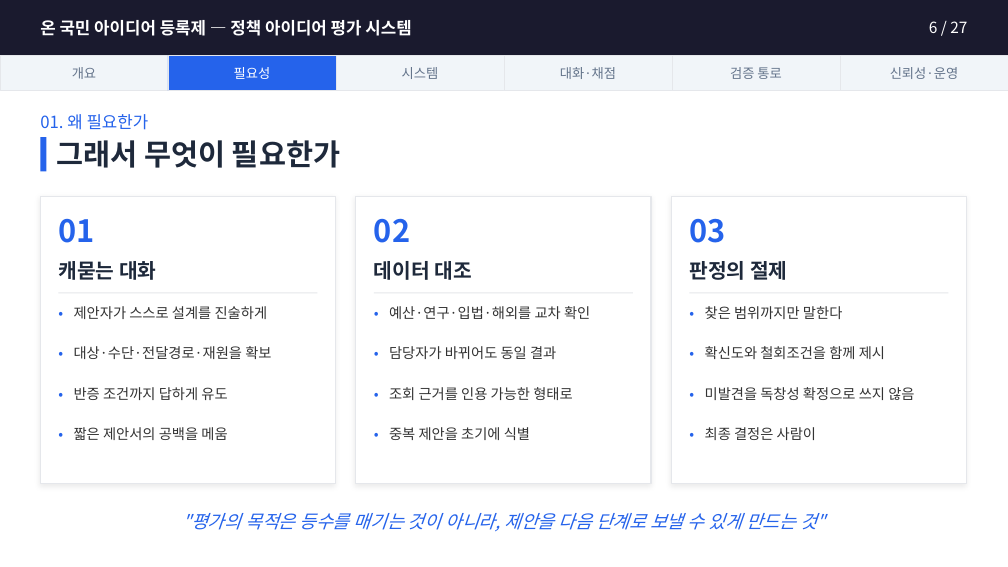
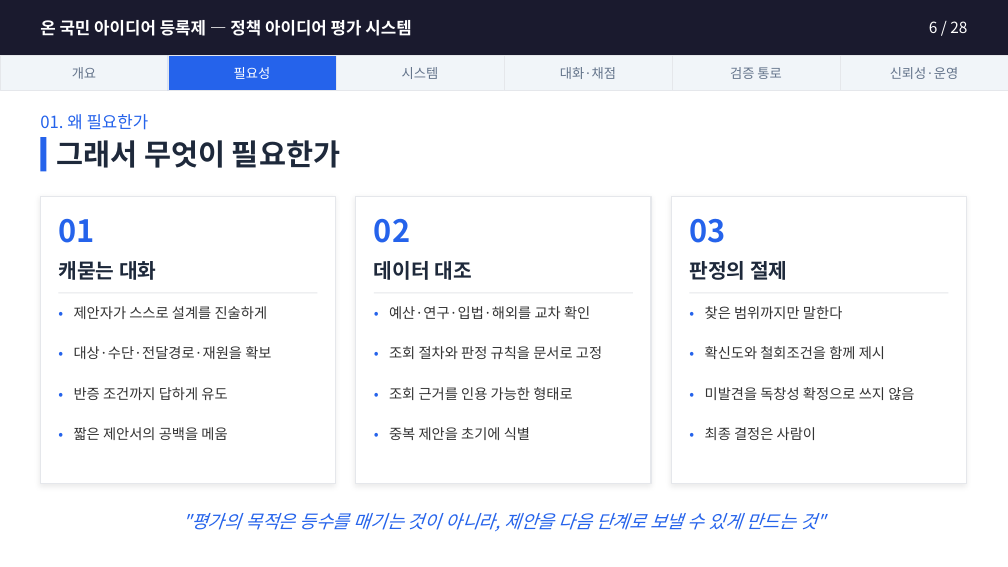
Before and after one commit to jason-j-kim/PYCON2017, a slide deck: slide 6 of docs/온국민아이디어등록제_설명자료.pptx. Drawn at 1008x567 pixels with LibreOffice and Linux fonts; fonts in the diff are those of the drawing. Boxes give left, top, right and bottom in pixels: in the first picture for what was removed or moved away, otherwise in the second. Text is boxed around its words. In the diff, an @@ line names an element or a change of style, - is before the commit and + after.

```diff
--- a/docs/온국민아이디어등록제_설명자료.pptx
+++ b/docs/온국민아이디어등록제_설명자료.pptx
@@ text at bbox=[929, 21, 967, 33]: text changed @@
-6 / 27
+6 / 28
@@ text at bbox=[389, 346, 602, 359]: text changed @@
-담당자가 바뀌어도 동일 결과
+조회 절차와 판정 규칙을 문서로 고정
```
Also in this commit, not shown: 26 other slides changed, 1 slide added, 1 other file.
